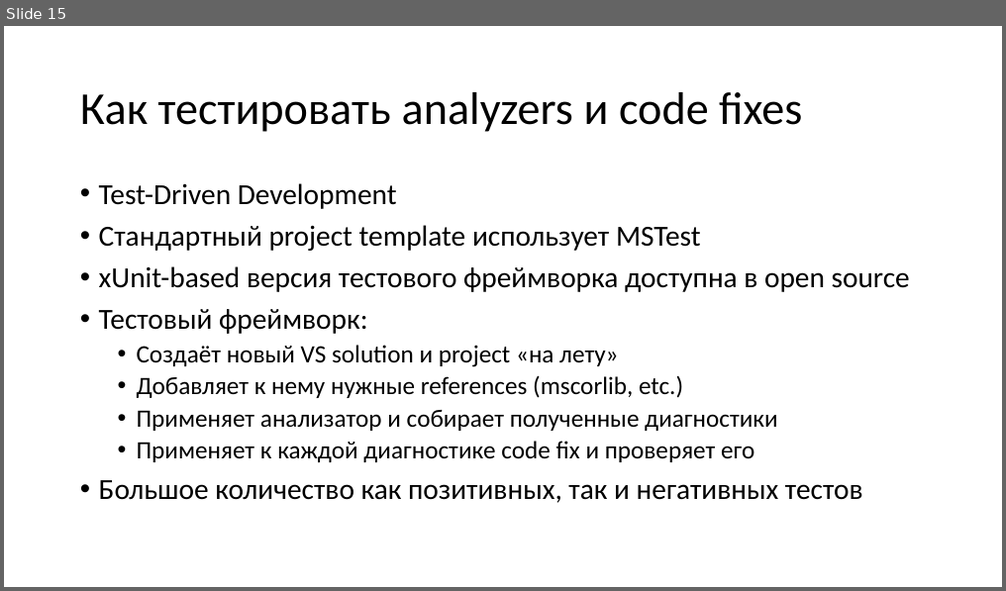
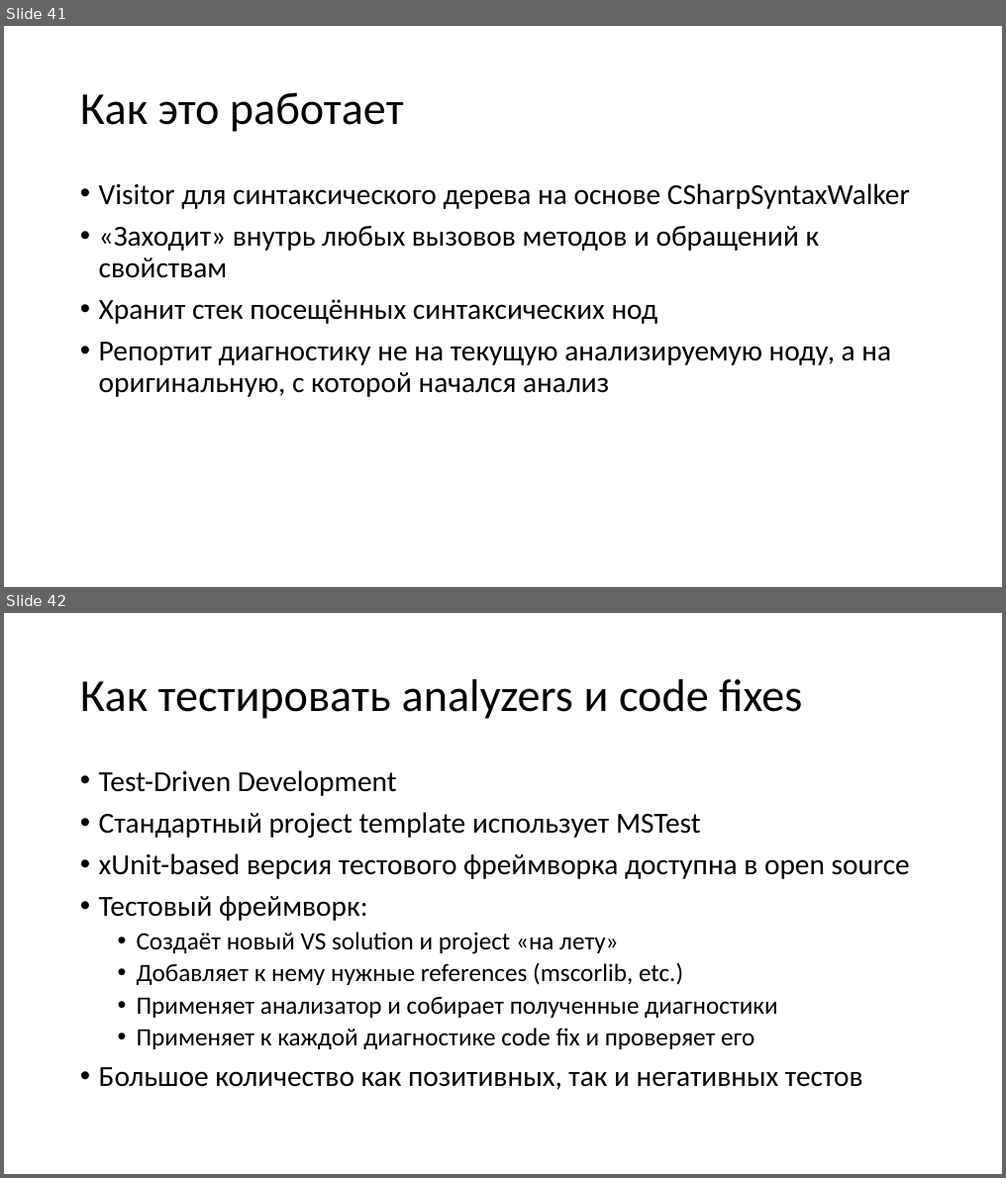
Before and after one commit to dropsonic/dotNext2019_slides, a slide deck: Roslyn - mastering static code analysis.pptx. Shown one above the other, each under a label of ours: slide 15 before the commit, slides 41 and 42 after it. The pictures are 1006x591 and 1006x1178 pixels, drawn with LibreOffice and Linux fonts; fonts in the diff are those of the drawing. Boxes give left, top, right and bottom in pixels: in the first picture for what was removed or moved away, otherwise in the second. Text is boxed around its words. In the diff, an @@ line names an element or a change of style, - is before the commit and + after.

```diff
--- a/Roslyn - mastering static code analysis.pptx
+++ b/Roslyn - mastering static code analysis.pptx
@@ slide 41 added at [4, 26, 1002, 587], background #FFFFFF @@
@@ title added at [80, 92, 404, 132], 44 pt, text #000000 @@
+Как это работает
@@ text added at [99, 183, 910, 397], 28 pt, text #000000 @@
+• Visitor для синтаксического дерева на основе CSharpSyntaxWalker
+• «Заходит» внутрь любых вызовов методов и обращений к свойствам
+• Хранит стек посещённых синтаксических нод
+• Репортит диагностику не на текущую анализируемую ноду, а на оригинальную, с которой начался анализ
@@ what was slide 15 is now slide 42 @@
```
Also in this commit, not shown: 10 slides changed, 17 other slides added, 8 slides removed, 3 other files.
